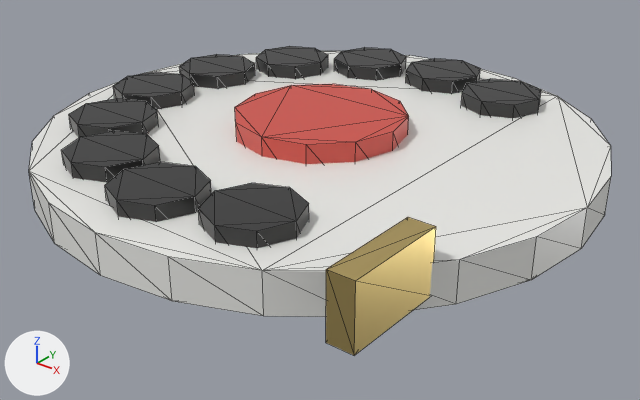
The glTF model assets/models/apartment/phone_dial.glb: old version first, new version second.
One viewpoint serves both versions: a 50 mm camera at (0.1071, -0.134, 0.0709) aimed at (0.0036, -0.0047, -0.0092). The axes (+X, +Y, +Z) are drawn at lower left. The lights are the same throughout. The first picture is the older version. Mesh edges are drawn as thin lines. Vertices at exactly the same position are counted once.

The older version as bpy lines, for what is in view:
```python
me_cylinder_002 = bpy.data.meshes.new('Cylinder.002')
me_cylinder_002.from_pydata(...)  # 240 vertices, 428 faces; spans x -0.058..0.058, y -0.058..0.058, z -0.004..0.01
# faces by material slot: [92, 280, 44, 12]
me_cylinder_002.materials.append(mat_dialclear)  # white #ededea
me_cylinder_002.materials.append(mat_black)  # dark grey #303030
me_cylinder_002.materials.append(mat_phonered)  # red #d35045
me_cylinder_002.materials.append(mat_brass)  # yellow #edd389
ob_phonedial = bpy.data.objects.new('PhoneDial', me_cylinder_002)
ob_phonedial.location = (0.0, 0.0, 0.0)
```
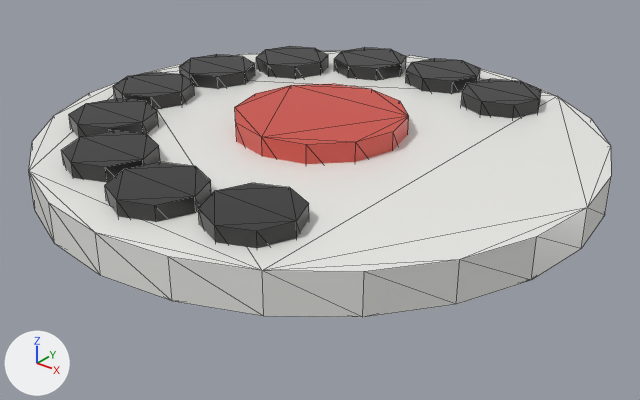
Boxes (x1, y1, x2, y2) around the edits, measured in the pictures (640 x 400 px):
'PhoneDial', reshaped (12% shorter)
    before: (29, 46, 611, 355)
    after: (29, 46, 611, 317)
part 1 of me_cylinder_002, deleted (yellow)
    before: (326, 217, 436, 355)

What the commit changed:
me_cylinder_002 is used by ob_phonedial; location (0.0, 0.0, 0.0).
me_cylinder_002 had 240 vertices, 428 faces and spanned x -0.058..0.058, y -0.058..0.058, z -0.004..0.01.
me_cylinder_002 now has 232 vertices, 416 faces and spans x -0.058..0.058, y -0.058..0.058, z -0.004..0.008.
me_cylinder_002 part 1: the loose piece of 8 vertices spanning x 0.0425..0.0475, y -0.052..-0.032, z -0.002..0.01 is deleted.
me_cylinder_002 no longer uses material mat_brass (yellow #edd389).
